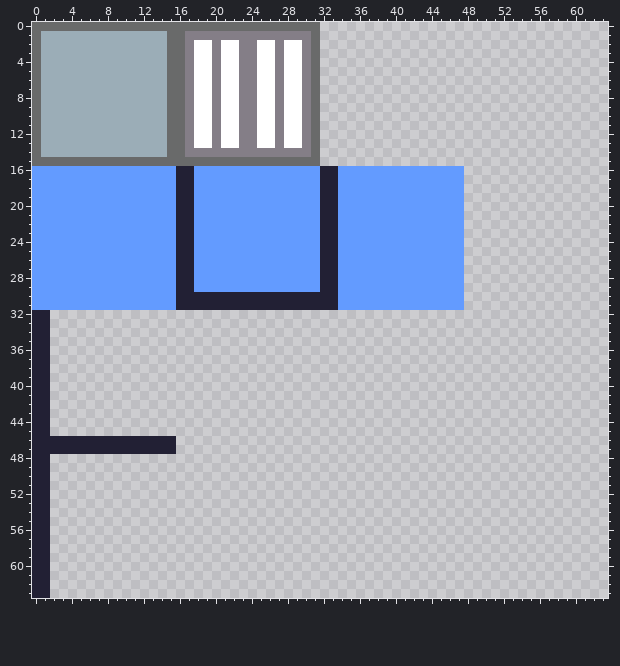
A pixel-art file gets an edit: images/fr_ceiling.aseprite. The first picture shows the starting point.
64x64 pixels, 1 frame.
The result:
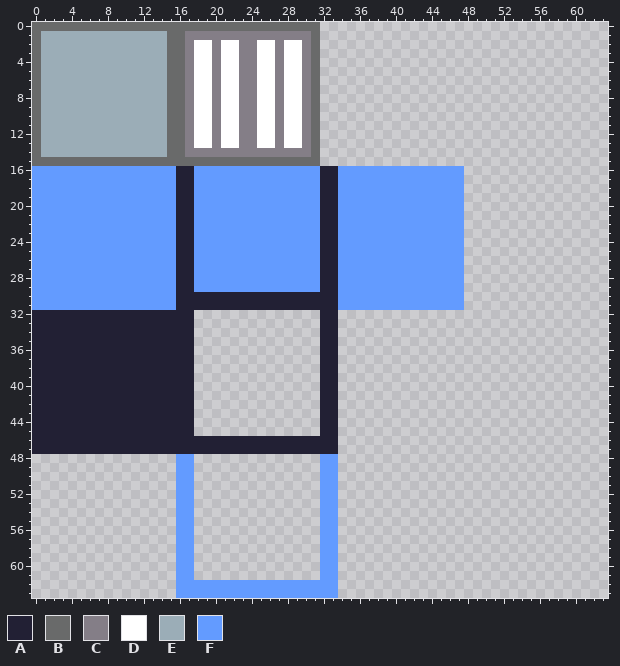
Palette (. is transparent): A #222034  B #696a6a  C #847e87  D #ffffff  E #9badb7  F #639bff
Diff:
@@ x 0..35 @@
 31 FFFFFFFFFFFFFFFFAAAAAAAAAAAAAAAAAAFF
-32 AA..................................
-33 AA..................................
-34 AA..................................
-35 AA..................................
-36 AA..................................
-37 AA..................................
-38 AA..................................
-39 AA..................................
-40 AA..................................
-41 AA..................................
-42 AA..................................
-43 AA..................................
-44 AA..................................
-45 AA..................................
-46 AAAAAAAAAAAAAAAA....................
-47 AAAAAAAAAAAAAAAA....................
-48 AA..................................
-49 AA..................................
-50 AA..................................
-51 AA..................................
-52 AA..................................
-53 AA..................................
-54 AA..................................
-55 AA..................................
-56 AA..................................
-57 AA..................................
-58 AA..................................
-59 AA..................................
-60 AA..................................
-61 AA..................................
-62 AA..................................
-63 AA..................................
+32 AAAAAAAAAAAAAAAAAA..............AA..
+33 AAAAAAAAAAAAAAAAAA..............AA..
+34 AAAAAAAAAAAAAAAAAA..............AA..
+35 AAAAAAAAAAAAAAAAAA..............AA..
+36 AAAAAAAAAAAAAAAAAA..............AA..
+37 AAAAAAAAAAAAAAAAAA..............AA..
+38 AAAAAAAAAAAAAAAAAA..............AA..
+39 AAAAAAAAAAAAAAAAAA..............AA..
+40 AAAAAAAAAAAAAAAAAA..............AA..
+41 AAAAAAAAAAAAAAAAAA..............AA..
+42 AAAAAAAAAAAAAAAAAA..............AA..
+43 AAAAAAAAAAAAAAAAAA..............AA..
+44 AAAAAAAAAAAAAAAAAA..............AA..
+45 AAAAAAAAAAAAAAAAAA..............AA..
+46 AAAAAAAAAAAAAAAAAAAAAAAAAAAAAAAAAA..
+47 AAAAAAAAAAAAAAAAAAAAAAAAAAAAAAAAAA..
+48 ................FF..............FF..
+49 ................FF..............FF..
+50 ................FF..............FF..
+51 ................FF..............FF..
+52 ................FF..............FF..
+53 ................FF..............FF..
+54 ................FF..............FF..
+55 ................FF..............FF..
+56 ................FF..............FF..
+57 ................FF..............FF..
+58 ................FF..............FF..
+59 ................FF..............FF..
+60 ................FF..............FF..
+61 ................FF..............FF..
+62 ................FFFFFFFFFFFFFFFFFF..
+63 ................FFFFFFFFFFFFFFFFFF..
Where, in picture pixels (left, top, right, bottom), the same in both pictures:
changed: (32, 310, 338, 598)
